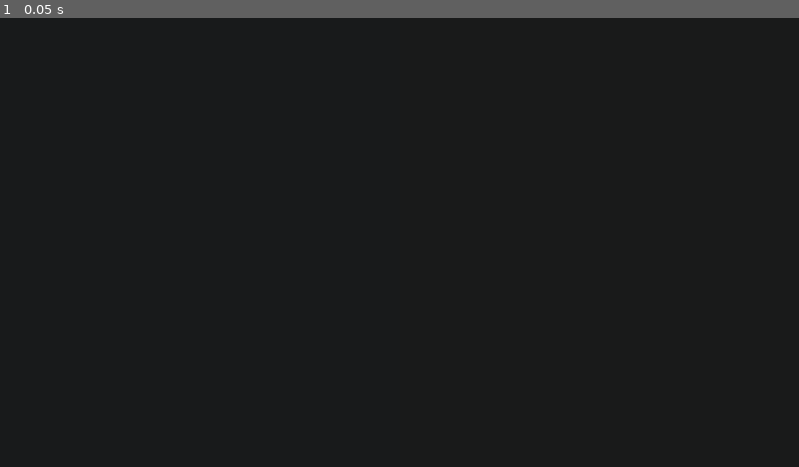
Above: before the commit, frame 1.
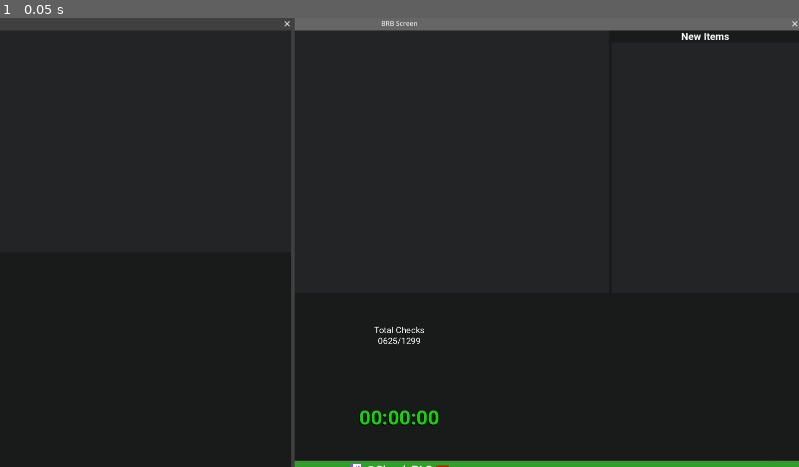
Above: after the commit, the same moment.

Repository: SimplyBLGDev/ArchipelagoCounter
Game: Godot game, scene res://Main.tscn
The game is run twice, just before and just after one commit, with the same random seed, the same clock (stepped at 60 frames per second) and the same inputs.
Inputs:
- Up to frame 1 (0.05 s): no input

The runs differ from the first frame. In frame 1, 4.6% of the frame differs, in the area x 0-100%, y 0-100%.
Error in both runs: Invalid access to property or key 'archipelago_connection_data' on a base object of type 'Nil'. (res://Counter/Counter.gd:55)

Commit message:
Restore default layout

Diff:
--- a/Main.tscn
+++ b/Main.tscn
@@ -1,31 +1,25 @@
 [gd_scene format=3 uid="uid://cw1crqxl0f5v5"]
 
-[ext_resource type="PackedScene" uid="uid://b8rftv0nbneoi" path="res://LayoutTool/AnimatedLog/LayoutTool_AnimatedLog.tscn" id="1_uu6xs"]
-[ext_resource type="PackedScene" uid="uid://cwkljufepolyx" path="res://LayoutTool/Notes/Container/LayoutTool_Notes_Container.tscn" id="2_uu6xs"]
+[ext_resource type="PackedScene" uid="uid://b5pq5s6sjp6dq" path="res://Windows/Layouts.tscn" id="1_r0du0"]
+[ext_resource type="PackedScene" uid="uid://djcsplm4eogjs" path="res://Layouts/InbetweenerLayout.tscn" id="2_cm0pq"]
+[ext_resource type="PackedScene" uid="uid://bsr72ukrumsof" path="res://Layouts/APHUD.tscn" id="3_fos0i"]
 
 [node name="Main" type="Node" unique_id=429601805]
 
-[node name="Control" type="Control" parent="." unique_id=1613337212]
-layout_mode = 3
-anchors_preset = 15
-anchor_right = 1.0
-anchor_bottom = 1.0
-grow_horizontal = 2
-grow_vertical = 2
+[node name="Layouts" parent="." unique_id=1143086715 instance=ExtResource("1_r0du0")]
 
-[node name="VBoxContainer" type="HBoxContainer" parent="Control" unique_id=1878481400]
-layout_mode = 1
-anchors_preset = 15
-anchor_right = 1.0
-anchor_bottom = 1.0
-grow_horizontal = 2
-grow_vertical = 2
+[node name="BRB" type="Window" parent="." unique_id=511445117]
+oversampling_override = 1.0
+title = "BRB Screen"
+position = Vector2i(0, 30)
+size = Vector2i(1920, 1080)
 
-[node name="AnimatedLog" parent="Control/VBoxContainer" unique_id=208326658 instance=ExtResource("1_uu6xs")]
-layout_mode = 2
-size_flags_horizontal = 3
-size_flags_vertical = 3
+[node name="BRB" parent="BRB" unique_id=1593548968 instance=ExtResource("2_cm0pq")]
 
-[node name="NotesContainer" parent="Control/VBoxContainer" unique_id=773876288 instance=ExtResource("2_uu6xs")]
-layout_mode = 2
-size_flags_horizontal = 3
+[node name="APHUD" type="Window" parent="." unique_id=1697202677]
+oversampling_override = 1.0
+position = Vector2i(0, 30)
+size = Vector2i(700, 1080)
+
+[node name="AP HUD" parent="APHUD" unique_id=2002580734 instance=ExtResource("3_fos0i")]
+offset_right = 0.0
